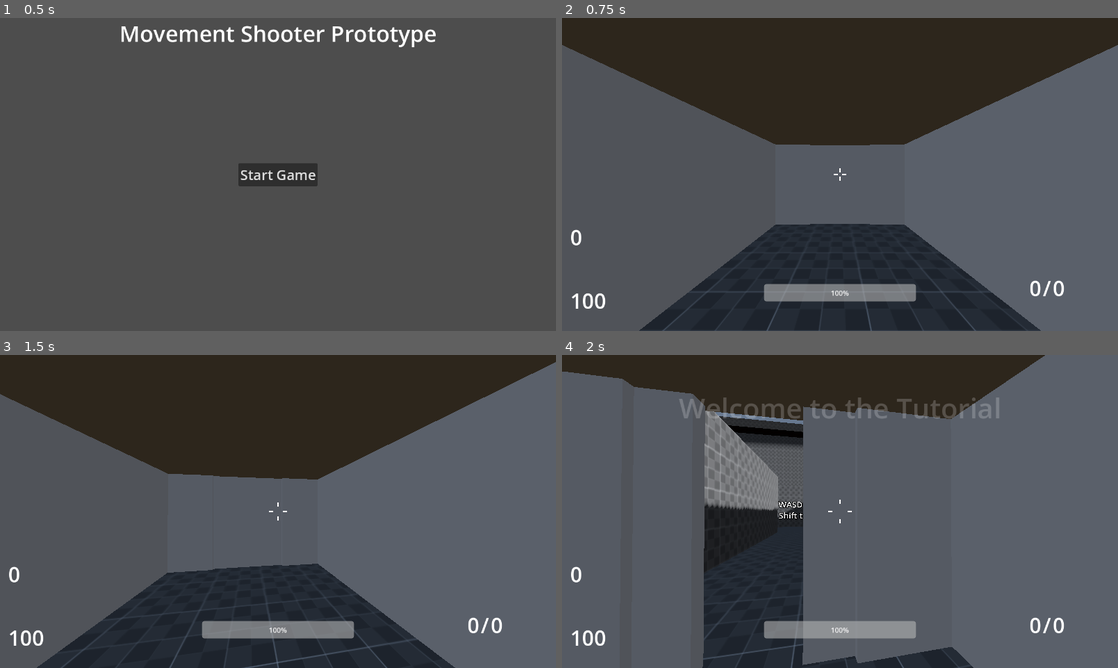
Above: before the commit, frames 1-4 (two rows, left to right).
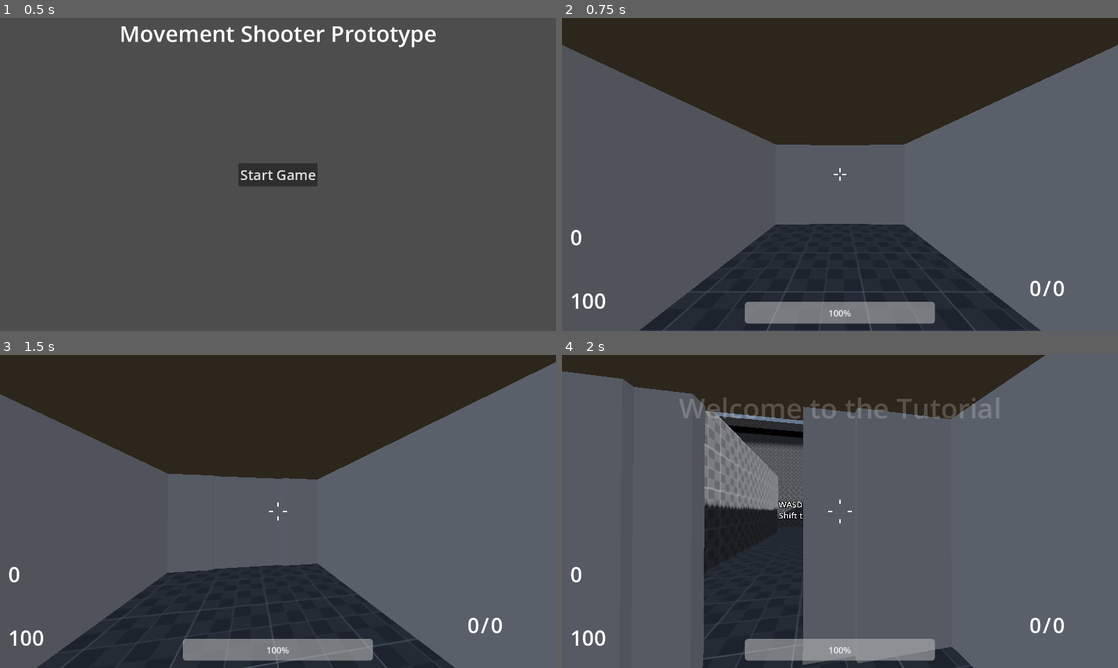
Above: after the commit, the same moments.

Repository: DiscoDragon69/2025s2-fps-Meltedvulture
Game: Godot game, scene res://Menus/main_menu.tscn
The game is run twice, just before and just after one commit, with the same random seed, the same clock (stepped at 60 frames per second) and the same inputs.
Inputs (mouse positions are in pixels of both pictures, inside the frame that each line leads up to):
- Up to frame 1 (0.5 s): no input
- Up to frame 2 (0.75 s): click "Start Game" at 0.5 s
- Up to frame 3 (1.5 s): tap Enter at 1.25 s; move the mouse to (305, 511) at 1.27 s; hold W (forward) from 1.28 s (still down); hold Ctrl (crouch) from 1.28 s (still down)
- Up to frame 4 (2 s): keep holding W (forward); keep holding Ctrl (crouch); tap Space (jump) at 1.52 s

Frame 1 is identical in both runs. In frame 2, 4.0% of the frame differs, in the area x 32-68%, y 84-98%; in frame 3, 4.0%; in frame 4, 4.0%.

Commit message:
Post Expo tutorial edits

Diff:
--- a/Levels/Tutorial.tscn
+++ b/Levels/Tutorial.tscn
@@ -536,16 +536,18 @@
 
 [node name="Jump Label" type="Label3D" parent="."]
 transform = Transform3D(1, 0, 0, 0, 1, 0, 0, 0, 1, -13.9, 1.6, -2.1)
+billboard = 2
 text = "Space to Jump"
 font_size = 100
 outline_size = 32
 
 [node name="Dashing Label" type="Label3D" parent="."]
-transform = Transform3D(1, 0, 0, 0, 1, 0, 0, 0, 1, -16.75, 5, -24)
+transform = Transform3D(1, 0, 0, 0, 1, 0, 0, 0, 1, -16.75, 6.25, -35.55)
 text = "Jump and press Shift
 To perform a dash in the direction
-You are looking"
-font_size = 75
+You are looking
+Dash into the air to here"
+font_size = 85
 outline_size = 32
 
 [node name="Shoot Label" type="Label3D" parent="."]
@@ -556,10 +558,23 @@
 outline_size = 32
 
 [node name="Throw Label" type="Label3D" parent="."]
-transform = Transform3D(1, -7.10543e-15, -1.42109e-14, 1.42109e-14, 1, -8.74745e-15, 1.06581e-14, 1.25688e-14, 1, 15.7, 1.95, -16.55)
+transform = Transform3D(1, -7.10543e-15, -1.42109e-14, 1.42109e-14, 1, -8.74745e-15, 1.06581e-14, 1.25688e-14, 1, 15.35, 1.95, -16.55)
+billboard = 2
 text = "Use Right Click to throw your weapon
 to deal damage.
 Speed = increased damage"
+font_size = 75
+outline_size = 32
+
+[node name="Throw Label3" type="Label3D" parent="."]
+transform = Transform3D(1, -7.10543e-15, -1.42109e-14, 1.42109e-14, 1, -8.74745e-15, 1.06581e-14, 1.25688e-14, 1, 20.25, 2.15, -16.85)
+text = "Does not take bullet damage*"
+font_size = 48
+outline_size = 32
+
+[node name="Throw Label2" type="Label3D" parent="."]
+transform = Transform3D(-4.37114e-08, -4.37114e-08, -1, 4.37114e-08, 1, -4.37114e-08, 1, -4.37114e-08, -4.37114e-08, 15.35, 1.95, -10.1)
+text = "<<<<<<<<<"
 font_size = 75
 outline_size = 32
 
--- a/controllers/fps_controller.tscn
+++ b/controllers/fps_controller.tscn
@@ -903,6 +903,9 @@
 
 [sub_resource type="SphereShape3D" id="SphereShape3D_ca8e7"]
 
+[sub_resource type="LabelSettings" id="LabelSettings_r1u4k"]
+font_size = 48
+
 [sub_resource type="LabelSettings" id="LabelSettings_syckn"]
 font_size = 64
 
@@ -1114,21 +1117,21 @@
 unique_name_in_owner = true
 layout_mode = 2
 text = "100"
-label_settings = ExtResource("8_fyafc")
+label_settings = SubResource("LabelSettings_r1u4k")
 
 [node name="InteractionHbox" type="HBoxContainer" parent="UserInterface"]
 layout_mode = 1
-anchors_preset = 7
+anchors_preset = 8
 anchor_left = 0.5
-anchor_top = 1.0
+anchor_top = 0.5
 anchor_right = 0.5
-anchor_bottom = 1.0
+anchor_bottom = 0.5
 offset_left = -227.0
-offset_top = -167.0
+offset_top = 120.0
 offset_right = 227.0
-offset_bottom = -127.0
+offset_bottom = 187.0
 grow_horizontal = 2
-grow_vertical = 0
+grow_vertical = 2
 
 [node name="InteractionLabel" type="Label" parent="UserInterface/InteractionHbox"]
 unique_name_in_owner = true
@@ -1146,11 +1149,13 @@
 anchor_right = 0.5
 anchor_bottom = 1.0
 offset_left = -175.0
-offset_top = -108.0
+offset_top = -62.0
 offset_right = 175.0
-offset_bottom = -68.0
+offset_bottom = -22.0
 grow_horizontal = 2
 grow_vertical = 0
+scale = Vector2(1.25, 1.25)
+pivot_offset = Vector2(175, 20)
 
 [node name="Stamina Bar" type="ProgressBar" parent="UserInterface/Stamina"]
 unique_name_in_owner = true
--- a/controllers/materials/InteractionLabelSettings.tres
+++ b/controllers/materials/InteractionLabelSettings.tres
@@ -1,4 +1,4 @@
 [gd_resource type="LabelSettings" format=3 uid="uid://ymbpk3yphr8i"]
 
 [resource]
-font_size = 20
+font_size = 32
Not shown: 1 places in controllers/fps_controller.tscn that only renumber resources
